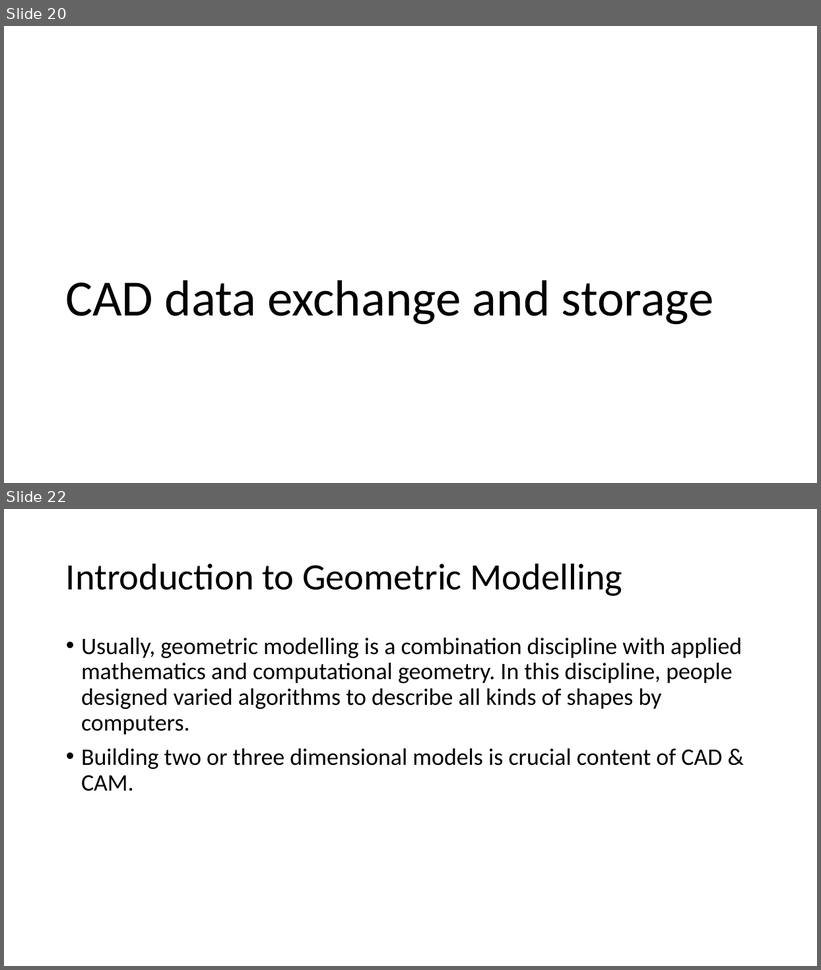
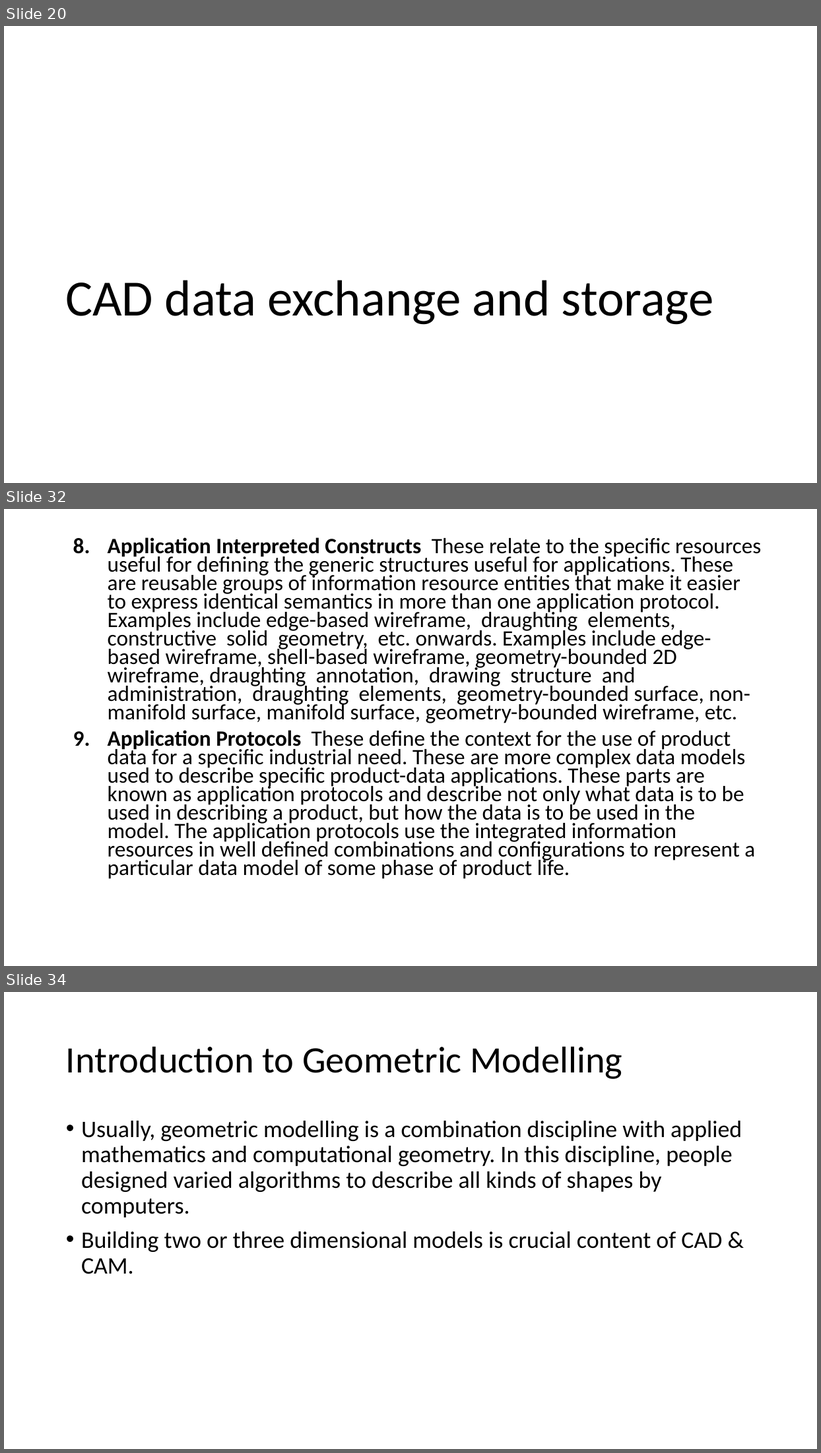
Before and after one commit to Jinny-Ching/cad_cam_course, a slide deck: CAD_CAM.pptx. Shown one above the other, each under a label of ours: slides 20 and 22 before the commit, slides 20, 32 and 34 after it; the slides between them are not shown. The pictures are 821x970 and 821x1453 pixels, drawn with LibreOffice and Linux fonts; fonts in the diff are those of the drawing. Boxes give left, top, right and bottom in pixels: in the first picture for what was removed or moved away, otherwise in the second. Text is boxed around its words. In the diff, an @@ line names an element or a change of style, - is before the commit and + after.

```diff
--- a/CAD_CAM.pptx
+++ b/CAD_CAM.pptx
@@ slide 32 added at [4,509,817,966], background #FFFFFF @@
@@ text added at [108,537,761,879], 25.9 pt, text #000000 @@
+8. Application Interpreted Constructs These relate to the specific resources useful for defining the generic structures useful for applications. These are reusable groups of information resource entities that make it easier to express identical semantics in more than one application protocol. Examples include edge-based wireframe, draughting elements, constructive solid geometry, etc. onwards. Examples include edge-based wireframe, shell-based wireframe, geometry-bounded 2D wireframe, draughting annotation, drawing structure and administration, draughting elements, geometry-bounded surface, non-manifold surface, manifold surface, geometry-bounded wireframe, etc.
+9. Application Protocols These define the context for the use of product data for a specific industrial need. These are more complex data models used to describe specific product-data applications. These parts are known as application protocols and describe not only what data is to be used in describing a product, but how the data is to be used in the model. The application protocols use the integrated information resources in well defined combinations and configurations to represent a particular data model of some phase of product life.
@@ what was slide 22 is now slide 34 @@
```
Also in this commit, not shown: 3 slides changed, 12 other slides added.
